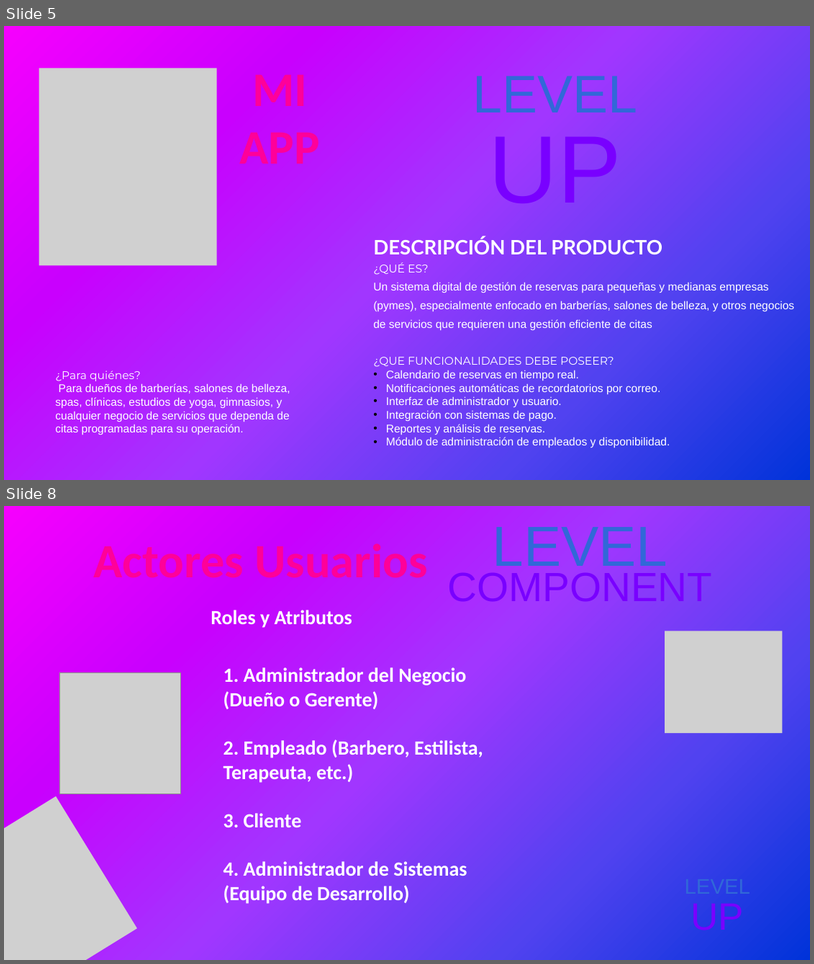
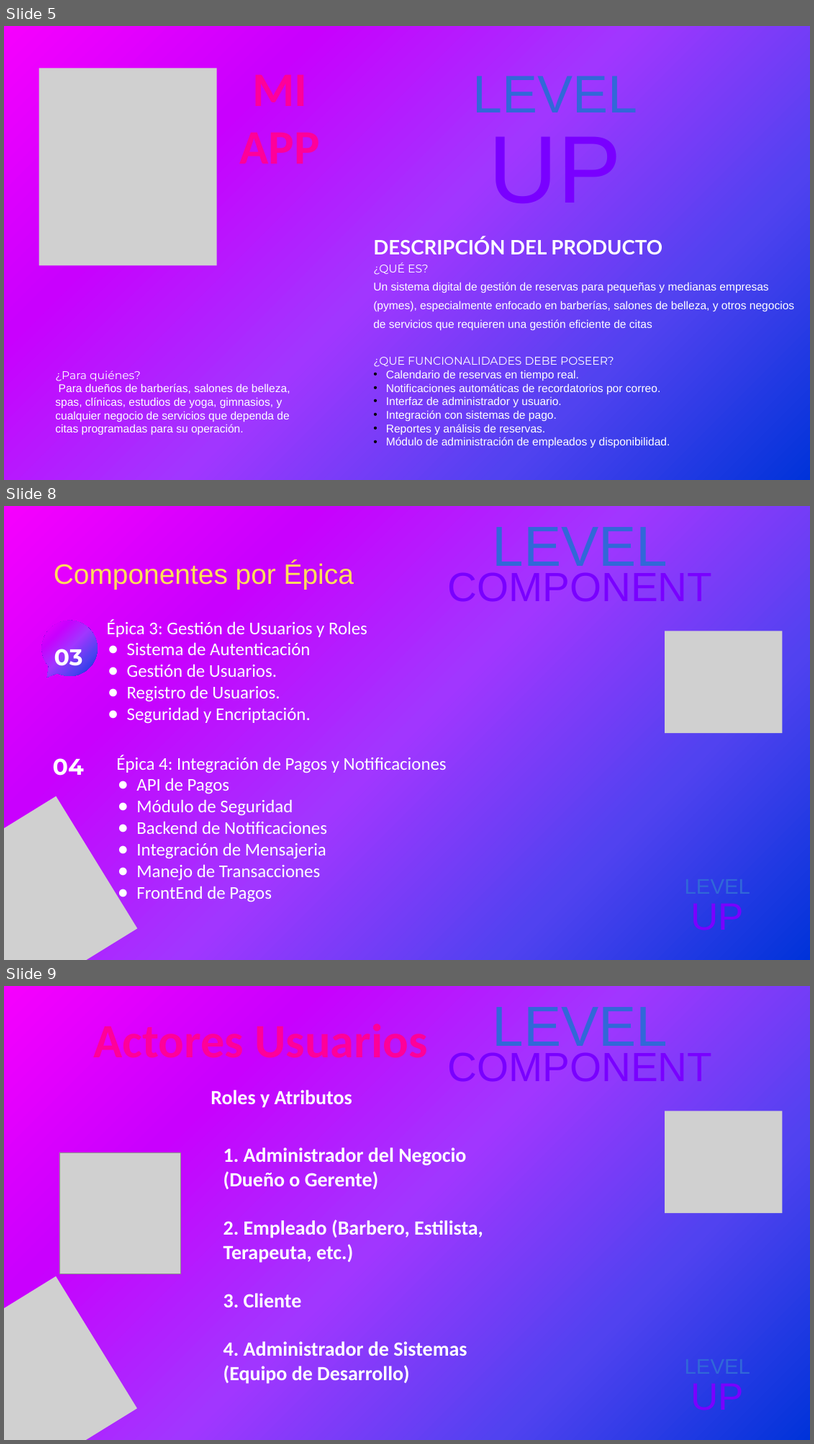
Before and after one commit to FrxncoF/2024_2_MA_CAPSTONE_001D_GRUPO_001, a slide deck: Fase 1/Evidencias Grupales/Presentacion Idea de Proyecto.pptx. Shown one above the other, each under a label of ours: slides 5 and 8 before the commit, slides 5, 8 and 9 after it; the slides between them are not shown. The pictures are 814x964 and 814x1444 pixels, drawn with LibreOffice and Linux fonts; fonts in the diff are those of the drawing; grey boxes stand for pictures. Boxes give left, top, right and bottom in pixels: in the first picture for what was removed or moved away, otherwise in the second. Text is boxed around its words. In the diff, an @@ line names an element or a change of style, - is before the commit and + after.

```diff
--- a/Fase 1/Evidencias Grupales/Presentacion Idea de Proyecto.pptx
+++ b/Fase 1/Evidencias Grupales/Presentacion Idea de Proyecto.pptx
@@ slide 8 added at (4, 506, 810, 960), background gradient #F600FE to #C900FE to #A136FF to #5142F0 to #0033D9 @@
@@ text added at (493, 527, 669, 576), 100.7 pt, text #3168D8 @@
+LEVEL
@@ text added at (54, 561, 354, 589), 50 pt, text #FFDE59 @@
+Componentes por Épica
@@ text added at (448, 573, 712, 601), 72.8 pt, text #7900FF @@
+COMPONENT
@@ freeform shape added at (42, 620, 98, 677), fill gradient #F600FE to #C900FE to #A136FF to #5142F0 to #0033D9 @@
@@ text added at (107, 619, 368, 723), 32 pt, text #FFFFFF @@
+Épica 3: Gestión de Usuarios y Roles
+● Sistema de Autenticación
+● Gestión de Usuarios.
+● Registro de Usuarios.
+● Seguridad y Encriptación.
@@ picture added at (665, 631, 782, 733) @@
@@ text added at (54, 644, 83, 672), 40.6 pt, text #FFFFFF, bold @@
+03
@@ text added at (53, 758, 84, 775), 40.6 pt, text #FFFFFF, bold @@
+04
@@ text added at (116, 754, 447, 902), 32 pt, text #FFFFFF @@
+Épica 4: Integración de Pagos y Notificaciones
+● API de Pagos
+● Módulo de Seguridad
+● Backend de Notificaciones
+● Integración de Mensajeria
+● Manejo de Transacciones
+● FrontEnd de Pagos
@@ picture added at (4, 796, 138, 960) @@
@@ what was slide 8 is now slide 9 @@
```
Also in this commit, not shown: 1 slide changed, 1 other slide added, 1 slide removed.
